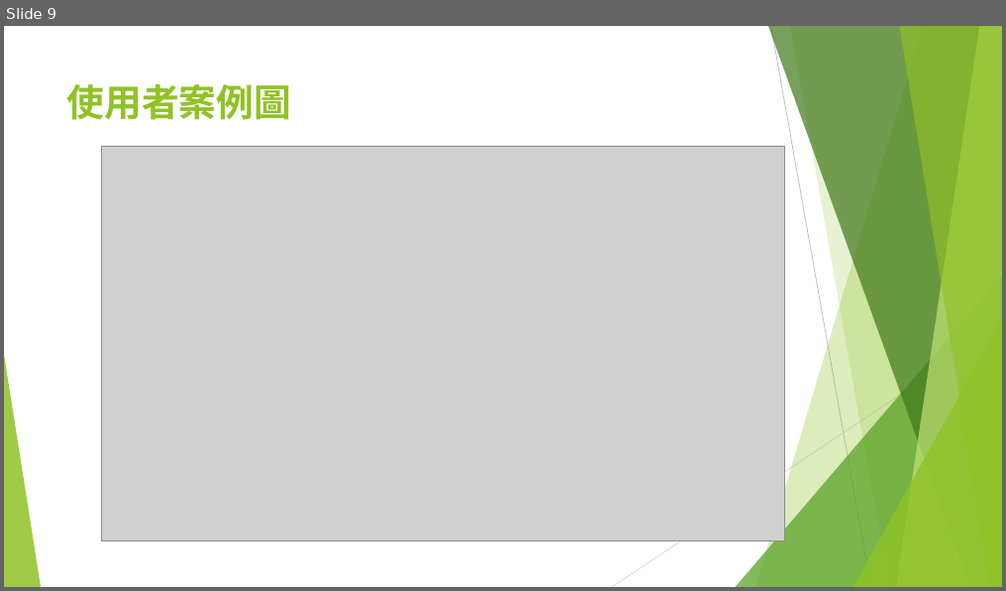
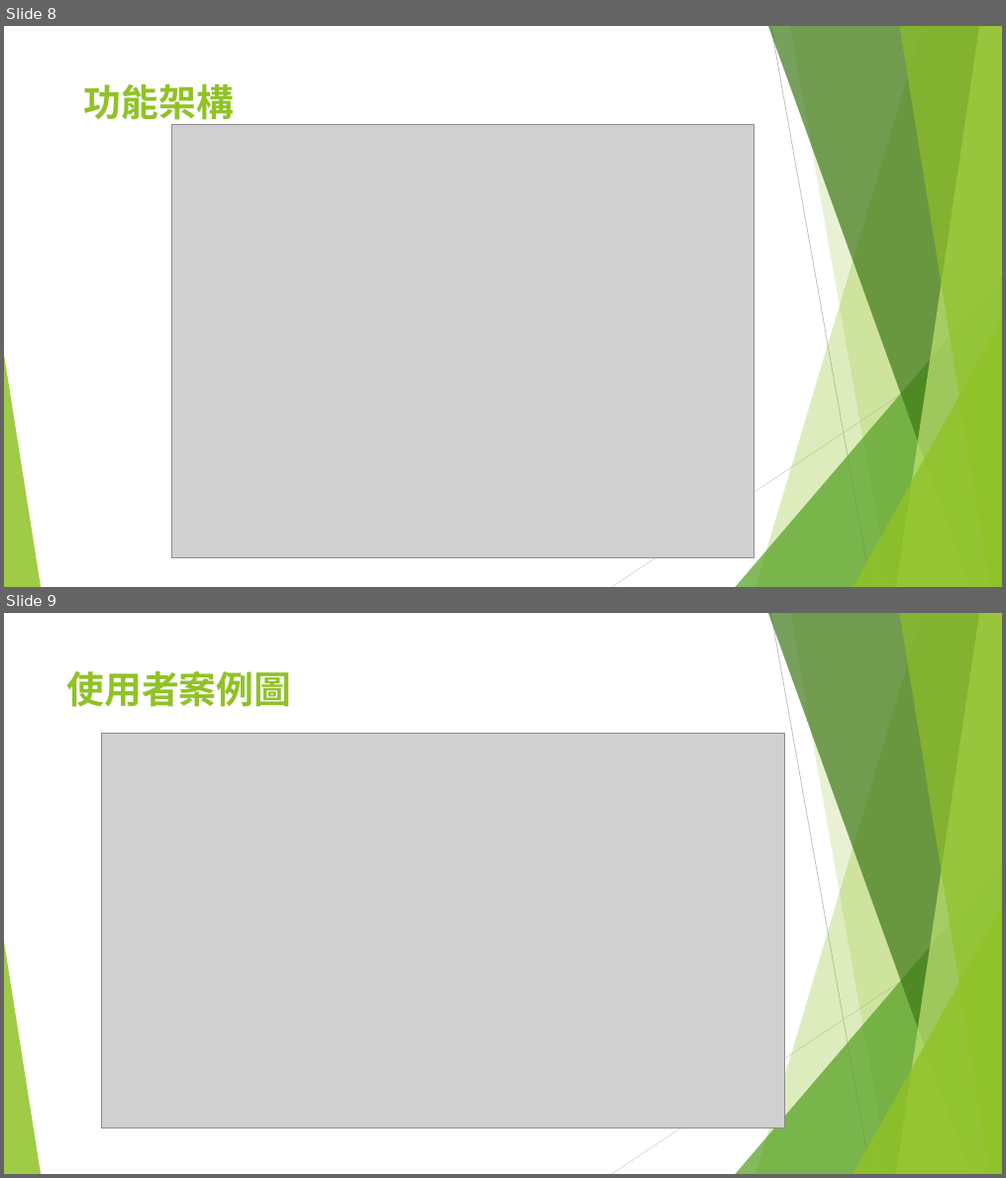
Before and after one commit to 0551102/107_SE_Team-10, a slide deck: 軟工期中v3.pptx. Shown one above the other, each under a label of ours: slide 9 before the commit, slides 8 and 9 after it. The pictures are 1006x591 and 1006x1178 pixels, drawn with LibreOffice and Linux fonts; fonts in the diff are those of the drawing; grey boxes stand for pictures. Boxes give left, top, right and bottom in pixels: in the first picture for what was removed or moved away, otherwise in the second. Text is boxed around its words. In the diff, an @@ line names an element or a change of style, - is before the commit and + after.

```diff
--- a/軟工期中v3.pptx
+++ b/軟工期中v3.pptx
@@ slide 8 added at (4, 26, 1002, 587), background #FFFFFF; not listed: 10 template elements that a slide beside it also shows @@
@@ title added at (84, 84, 234, 127), 36 pt, text #90C226, bold @@
+功能架構
@@ picture added at (171, 124, 754, 559) @@
```
Also in this commit, not shown: 2 slides changed.
